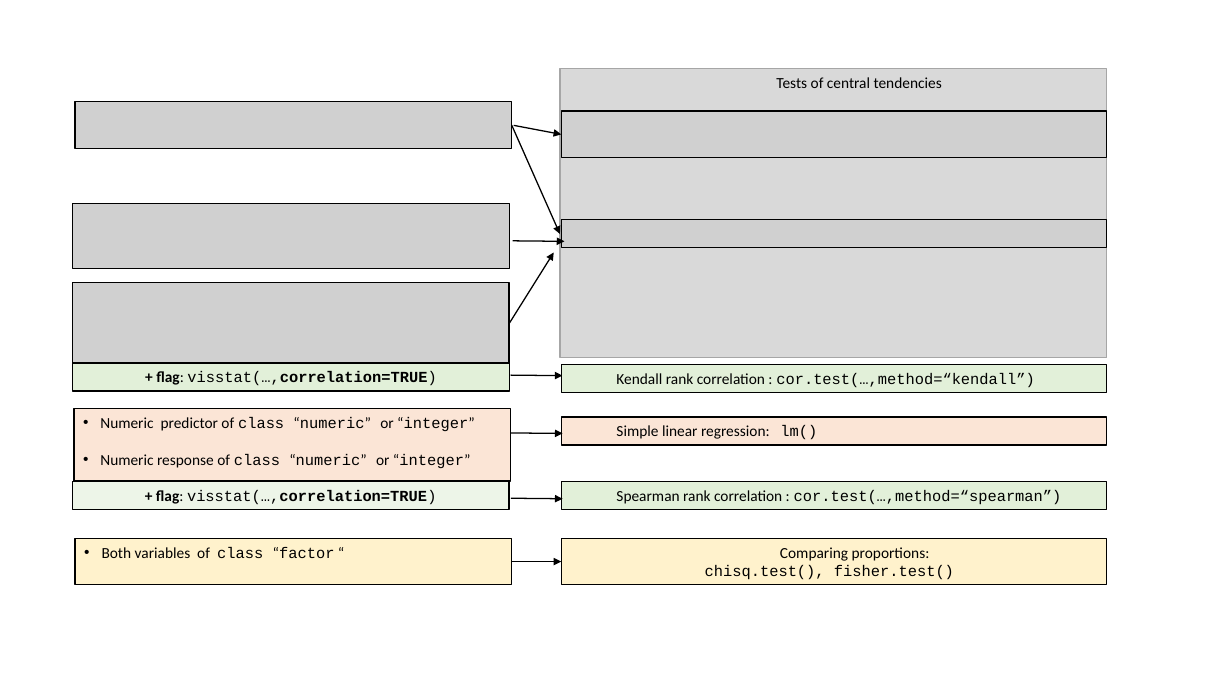
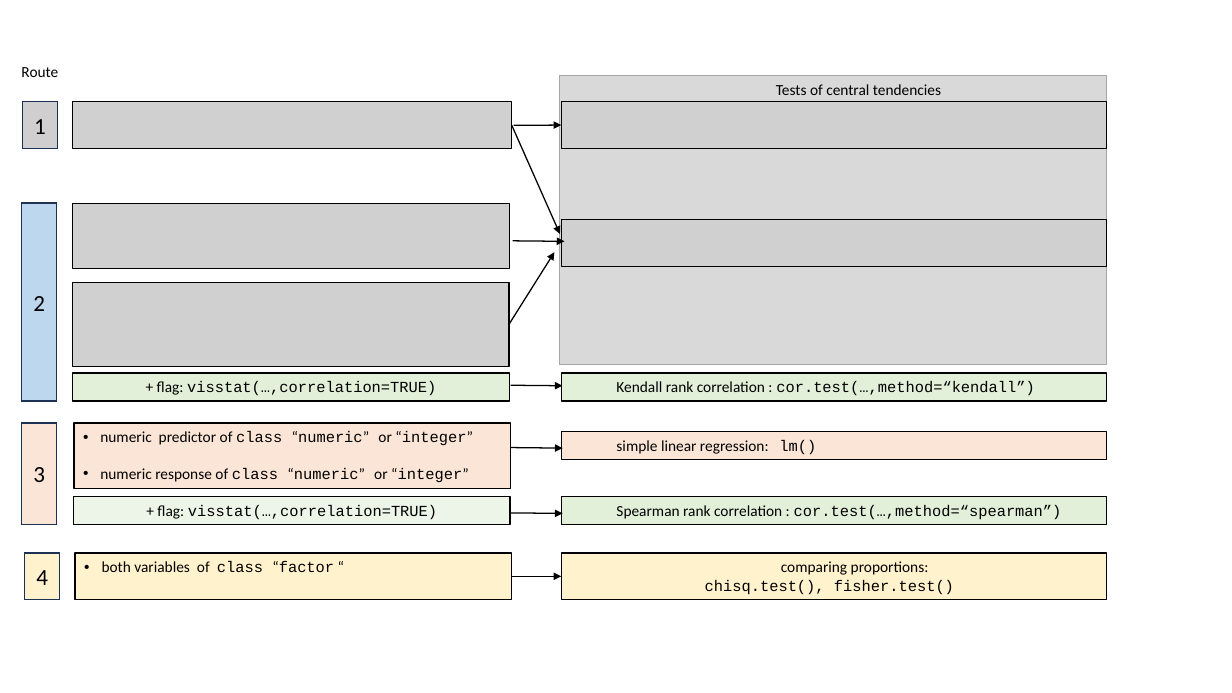
Before and after one commit to shhschilling/visStatistics, a slide deck: slide 3 of vignettes/figures/overview.pptx. Drawn at 1232x693 pixels with LibreOffice and Linux fonts; fonts in the diff are those of the drawing; grey boxes stand for pictures. Boxes give left, top, right and bottom in pixels: in the first picture for what was removed or moved away, otherwise in the second. Text is boxed around its words. In the diff, an @@ line names an element or a change of style, - is before the commit and + after.

```diff
--- a/vignettes/figures/overview.pptx
+++ b/vignettes/figures/overview.pptx
@@ picture: place and size @@
-picture at [561,111,1107,157]
+picture at [561,102,1107,148]
@@ arrow moved from (514, 126) - (561, 134) to (514, 126) - (561, 125) @@
@@ picture: place and size @@
-picture at [561,220,1107,248]
+picture at [561,220,1107,266]
@@ rectangle "+ flag: visstat(…,correlation=TRUE)" at [73,373,509,401]: bold off in "+ flag: visstat(…,correlation=TRUE)" @@
@@ 3 rectangles, 1 arrow: place and size @@
-3 rectangles, 1 arrow at [73,68,1107,392]
+3 rectangles, 1 arrow at [73,76,1107,401]
@@ rectangle "numeric predictor of class “numeric” ...": place and size @@
-rectangle "numeric predictor of class “numeric” ..." at [74,409,510,482]
+rectangle "numeric predictor of class “numeric” ..." at [74,423,510,489]
@@ text in rectangle at [100,431,473,482]: text changed @@
-• Numeric predictor of class “numeric” or “integer”
-• Numeric response of class “numeric” or “integer”
+• numeric predictor of class “numeric” or “integer”
+• numeric response of class “numeric” or “integer”
@@ 5 rectangles, 3 arrows: place and size @@
-5 rectangles, 3 arrows at [72,417,1107,585]
+5 rectangles, 3 arrows at [74,432,1107,599]
@@ text in rectangle at [616,440,816,455]: text changed @@
-  Simple linear regression: lm()
+  simple linear regression: lm()
@@ rectangle "+ flag: visstat(…,correlation=TRUE)" at [74,496,510,524]: bold off in "+ flag: visstat(…,correlation=TRUE)" @@
@@ group added at [21,67,60,599]: 4 rectangles, 1 text @@
+Route
+1
+2
+3
+4
@@ text in rectangle at [102,561,334,572]: text changed @@
-• Both variables of class “factor “
+• both variables of class “factor “
@@ text in rectangle at [705,561,954,595]: text changed @@
-Comparing proportions:
-chisq.test(), fisher.test()
+comparing proportions:
+chisq.test(), fisher.test()
```
Also in this commit, not shown: 2 other slides changed, 18 other files.
